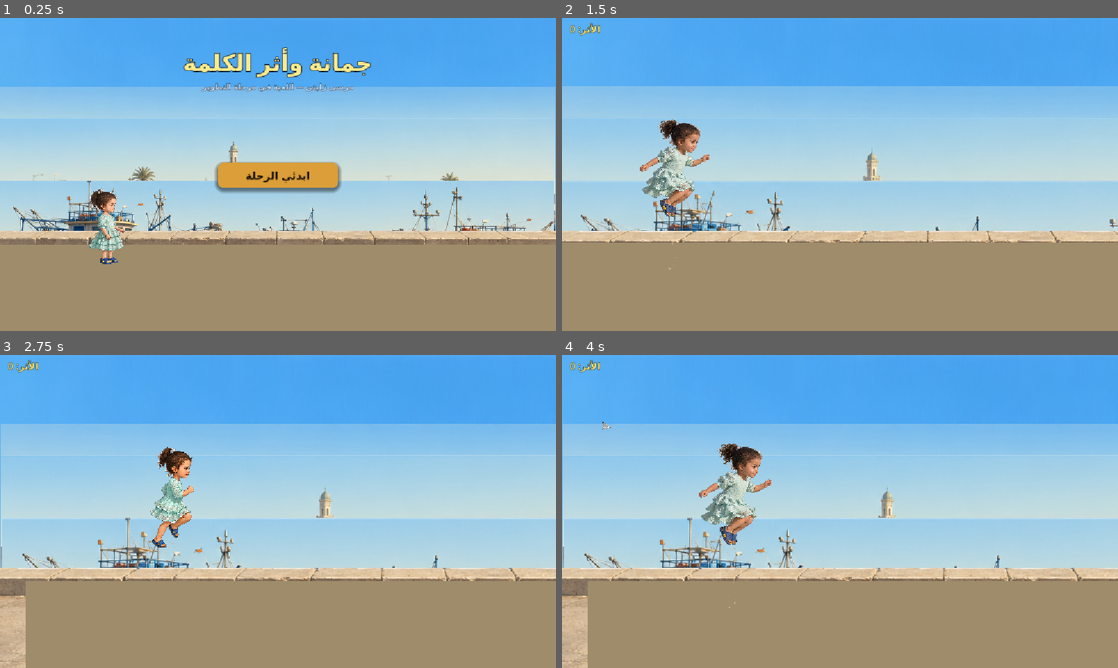
Above: before the commit, frames 1-4 (two rows, left to right).
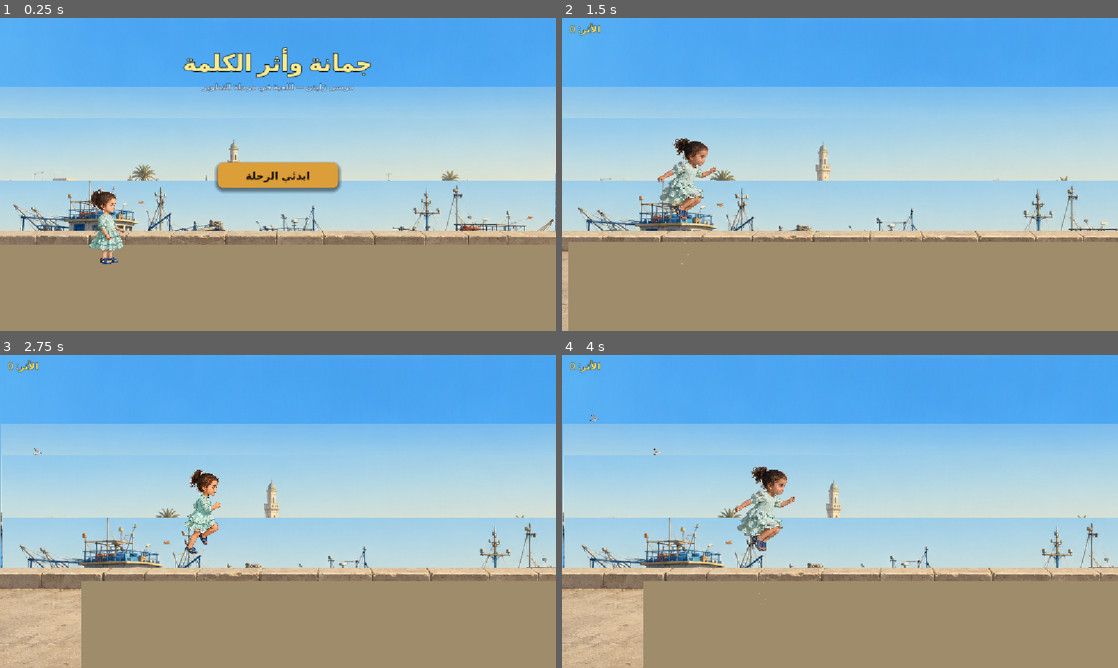
Above: after the commit, the same moments.

Repository: HamzaJwan/Ali-s-Runner
Game: Godot game, scene res://scenes/level2/Level2_Marsa_Playable.tscn
The game is run twice, just before and just after one commit, with the same random seed, the same clock (stepped at 60 frames per second) and the same inputs. This scene is started directly instead of the project's main scene.
Inputs (mouse positions are in pixels of both pictures, inside the frame that each line leads up to):
- Up to frame 1 (0.25 s): no input
- Up to frame 2 (1.5 s): click "ابدئي الرحلة" at 0.5 s; tap Enter (ui_accept) at 1.25 s; move the mouse to (962, 158) at 1.27 s; click (962, 158) at 1.42 s
- Up to frame 3 (2.75 s): tap Enter (ui_accept) at 1.52, 2.27 s; move the mouse to (166, 527) at 2.02 s; click (166, 527) at 2.17 s
- Up to frame 4 (4 s): move the mouse to (895, 442) at 2.77 s; click (895, 442) at 2.92 s; move the mouse to (812, 574) at 3.52 s; click (812, 574) at 3.67 s; tap Enter (ui_accept) at 3.77 s

The runs differ from the first frame. In frame 1, 4.0% of the frame differs, in the area x 0-100%, y 22-73%; in frame 2, 7.7%; in frame 3, 10%; in frame 4, 11%, in the area x 0-100%, y 19-100%.

Commit message:
level2: fix white seam lines + reduce camera zoom for Level 1 feel
Background white seam lines (root cause found):
- PIL measurement of top pixel rows:
  fg_pier_ground row0: RGB(247,244,226) brightness=239 (near white)
  mg_boats_mid   row0: RGB(212,235,246) brightness=231 (very bright)
  bg_harbor_buildings row0: RGB(171,211,236) brightness=206
- Fix: region_enabled=true, region_rect.y=4 on all non-sky sprites
  → skips the bright top rows, eliminates white seam at each layer boundary
  → non-destructive (original PNGs untouched)

Camera zoom:
- 1.38 → 1.15: Jomana was 220px tall (34% of screen) — too dominant
  At 1.15: Jomana ≈ 184px (28.4%), matches Level 1 Ali feel better
- LOOKAHEAD_X: 120 → 160 (more runway visible at smaller zoom)
- CAMERA_REVEAL_FROM: 0.95 → 0.88 (reveals more of the harbor scene)
- VERTICAL_OFFSET: -18 → -14

Co-Authored-By: Claude Sonnet 4.6 <noreply@anthropic.com>

Diff:
--- a/scripts/level2/environment/level2_environment_visual.gd
+++ b/scripts/level2/environment/level2_environment_visual.gd
@@ -82,11 +82,16 @@
 	if tw > 0.0 and th > 0.0:
 		var s_x := VIEW_W / tw
 		if node_name == "L2_SkyLayer":
-			# Sky is the full-screen backdrop. Scale height to 2× viewport so it
-			# fills completely at any camera zoom level (0.95 start → 1.38 gameplay).
+			# Sky fills entire backdrop at any zoom.
 			sprite.scale = Vector2(s_x, VIEW_H * 2.0 / th)
 		else:
-			# Other layers preserve aspect; the parallax loop positions them correctly.
 			sprite.scale = Vector2(s_x, s_x)
+			# Skip the top few rows of each non-sky layer — the first pixel row
+			# is near-white/cream in the owner's cropped images (measured with PIL):
+			# pier row0=247,244,226 (brightness 239), boats row0=212,235,246 (231).
+			# Skipping these eliminates the white horizontal seam lines.
+			var skip := 4.0
+			sprite.region_enabled = true
+			sprite.region_rect = Rect2(0.0, skip, tw, th - skip)
 
 	layer.add_child(sprite)
--- a/scripts/level2/level2_marsa_playable.gd
+++ b/scripts/level2/level2_marsa_playable.gd
@@ -57,20 +57,18 @@
 # Increase GAMEPLAY_ZOOM to bring Jomana closer; safe range: 1.25–1.45.
 # At 1.38 the visible world width is 1152/1.38 ≈ 835 px, obstacles at
 # spawn X=1292 appear ~475 px ahead (world space) — comfortable react time.
-const GAMEPLAY_ZOOM           := 1.38   # was 1.18 — now visibly larger
-const CAMERA_REVEAL_FROM      := 0.95   # cinematic opening starts here
+const GAMEPLAY_ZOOM           := 1.15   # 1.38 was too close; 1.15 ≈ Level 1 feel
+const CAMERA_REVEAL_FROM      := 0.88   # cinematic opening starts smaller
 const CAMERA_CHECKPOINT_BOOST := 0.05   # +5% zoom during checkpoint
 # Where Jomana lands on screen (px from left at gameplay zoom):
-const CAM_SCREEN_X            := 238.0  # left-third — enough look-ahead right
+const CAM_SCREEN_X            := 260.0  # left-third — enough look-ahead right
 const CAM_SCREEN_Y            := 498.0  # road surface screen Y (same as L1)
 const CAM_TRANSITION_TIME     := 0.38
 # Smooth look-ahead: camera slides slightly forward so players see more ahead.
-# In a fixed-X runner, look-ahead = horizontal offset applied every frame.
-const LOOKAHEAD_X             := 120.0  # extra px of look-ahead (world space)
+const LOOKAHEAD_X             := 160.0  # more look-ahead at smaller zoom
 const FOLLOW_SPEED            := 5.5    # lerp speed for look-ahead correction
-# Vertical feel: slight upward shift keeps jump apex in frame without
-# showing empty sky. Negative = camera is higher, showing more below.
-const VERTICAL_OFFSET         := -18.0
+# Vertical feel: slight upward shift keeps jump arc in frame.
+const VERTICAL_OFFSET         := -14.0
 
 # ── Harbour palette (procedural — no external assets required) ────────────
 const C_SKY        := Color(0.38, 0.66, 0.90, 1.0)
